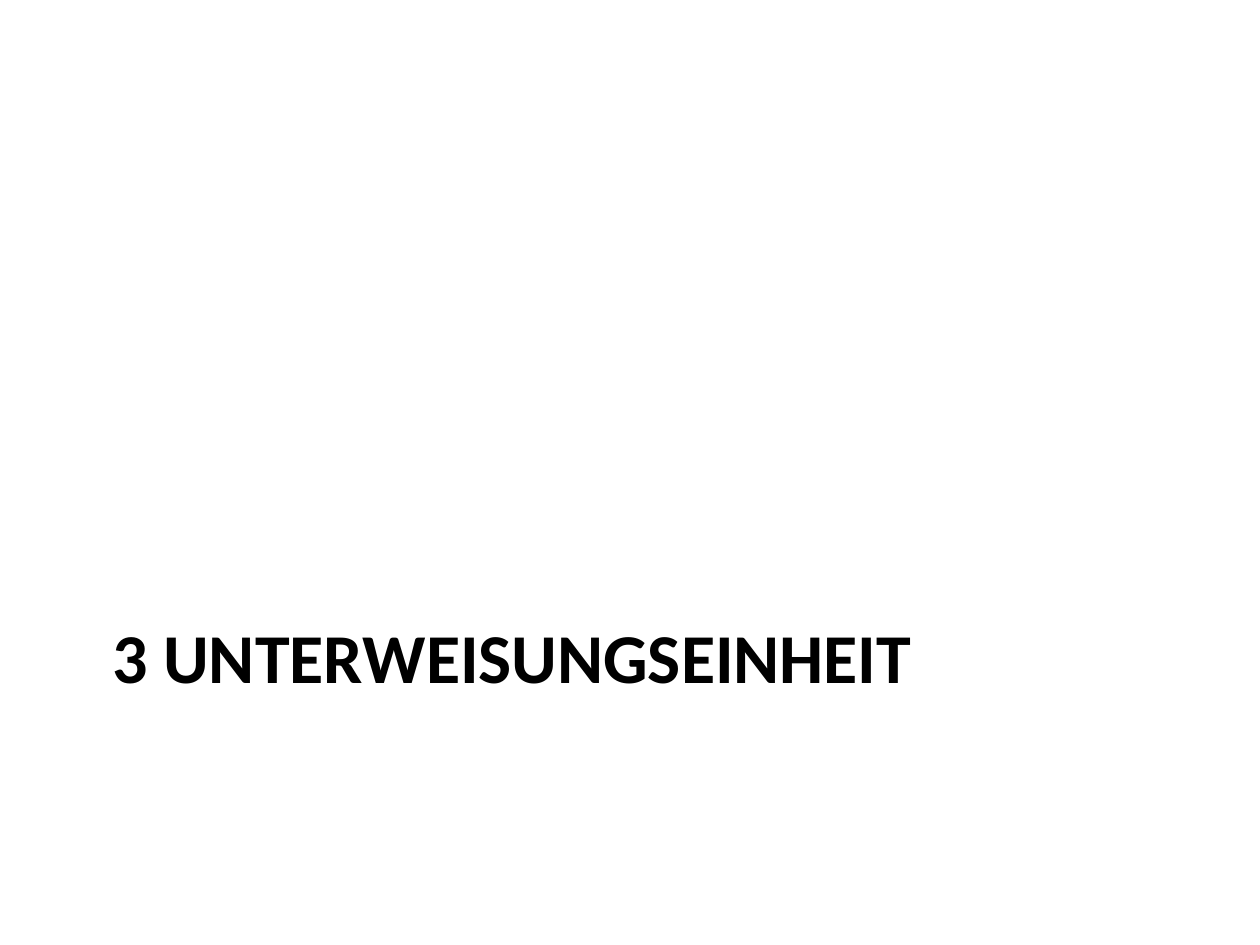
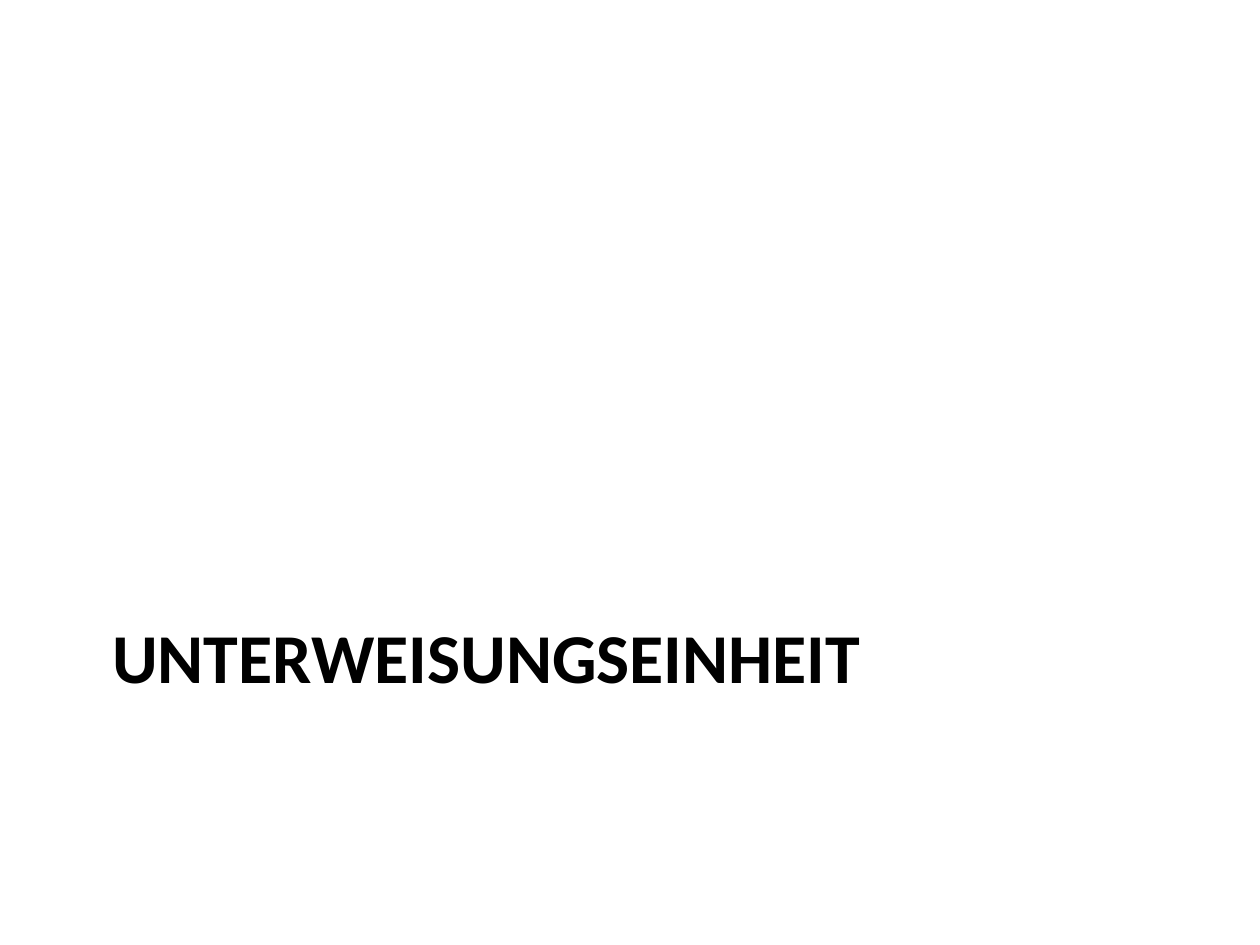
Before and after one commit to roman91DE/wipaed, a slide deck: slide 16 of praktikum/praesentation/praesentation.pptx. Drawn at 1260x945 pixels with LibreOffice and Linux fonts; fonts in the diff are those of the drawing. Boxes give left, top, right and bottom in pixels: in the first picture for what was removed or moved away, otherwise in the second. Text is boxed around its words. In the diff, an @@ line names an element or a change of style, - is before the commit and + after.

```diff
--- a/praktikum/praesentation/praesentation.pptx
+++ b/praktikum/praesentation/praesentation.pptx
@@ title at (112,637,860,684): text changed @@
-3 UNTERWEISUNGSEINHEIT
+UNTERWEISUNGSEINHEIT
```
Also in this commit, not shown: 15 other slides changed, 2 slides added, 1 slide removed, 1 other file.
